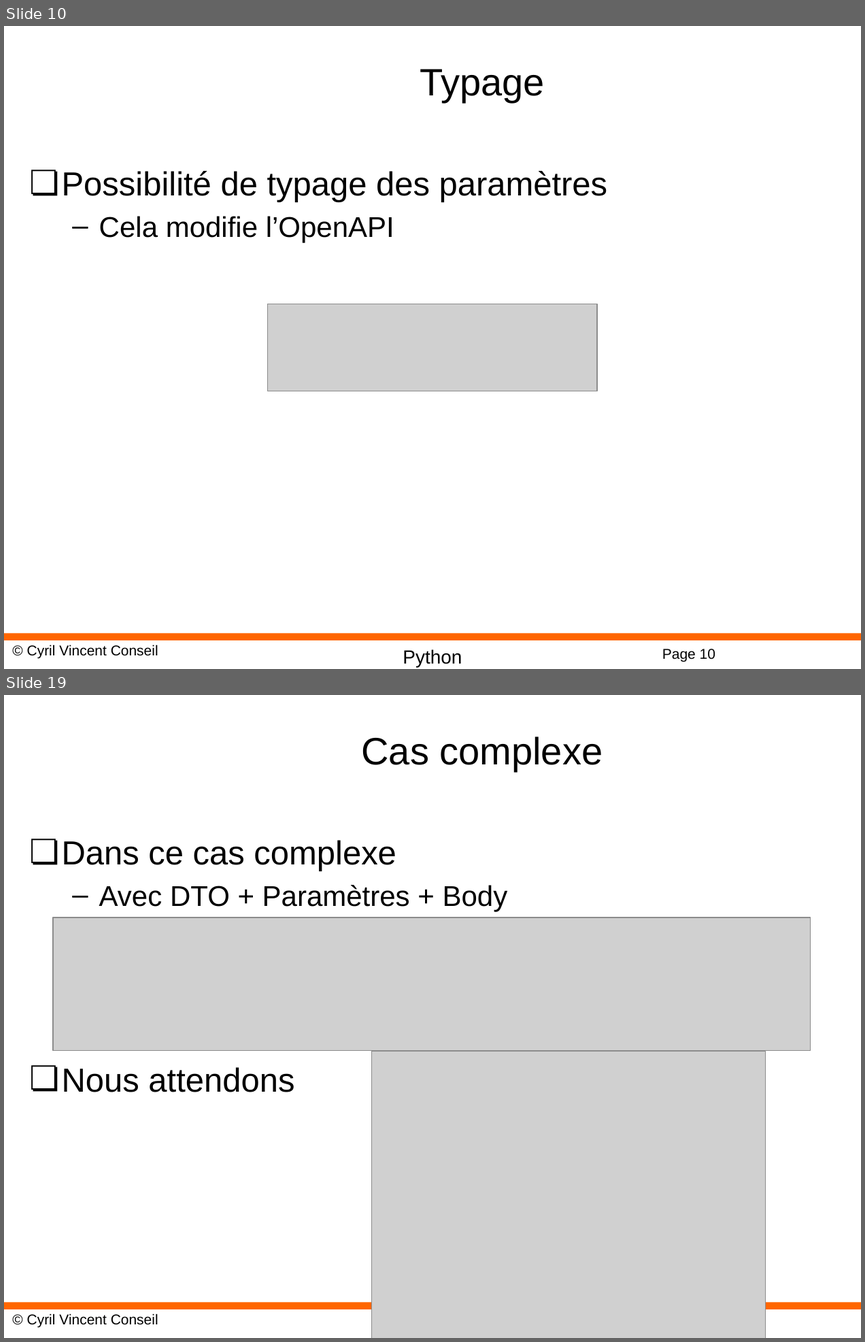
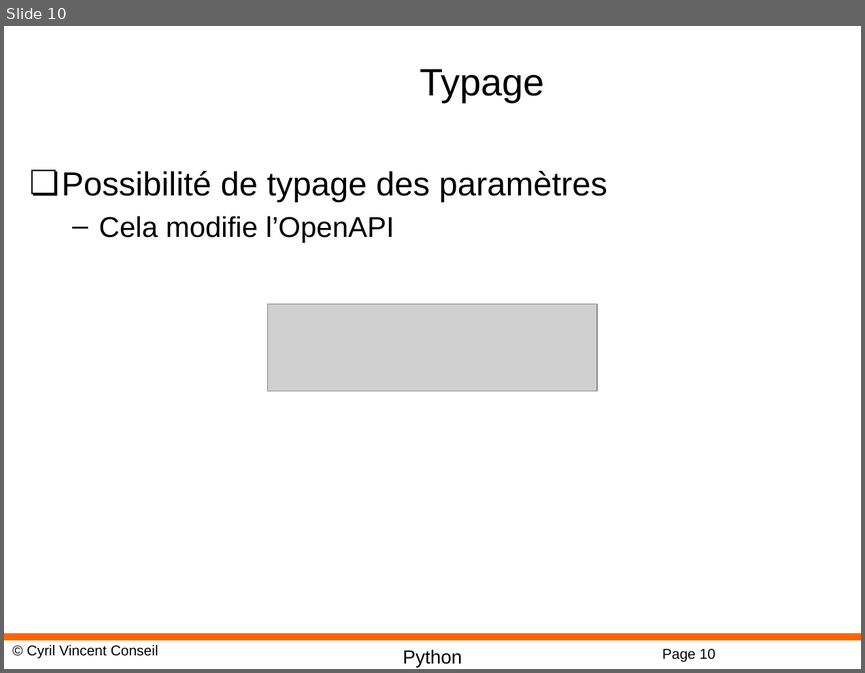
Before and after one commit to cyrilvincent/mlops, a slide deck: ppt/MLOps08-FastAPI.pptx. Shown one above the other, each under a label of ours: slides 10 and 19 before the commit, slide 10 after it; the slides between them are not shown. The pictures are 865x1342 and 865x673 pixels, drawn with LibreOffice and Linux fonts; fonts in the diff are those of the drawing; grey boxes stand for pictures; background and template pictures are left out. Boxes give left, top, right and bottom in pixels: in the first picture for what was removed or moved away, otherwise in the second. Text is boxed around its words. In the diff, an @@ line names an element or a change of style, - is before the commit and + after.

```diff
--- a/ppt/MLOps08-FastAPI.pptx
+++ b/ppt/MLOps08-FastAPI.pptx
@@ slide 19 removed at [4, 695, 861, 1338], background #FFFFFF; not listed: 4 template elements that a slide beside it also shows @@
@@ title removed at [361, 736, 603, 772] @@
-Cas complexe
@@ text removed at [62, 840, 508, 1092] @@
-❏ Dans ce cas complexe
-  – Avec DTO + Paramètres + Body
-❏ Nous attendons
@@ picture removed at [53, 918, 809, 1051] @@
@@ picture removed at [372, 1051, 765, 1338] @@
```
Also in this commit, not shown: 11 other slides removed, 4 other files.
